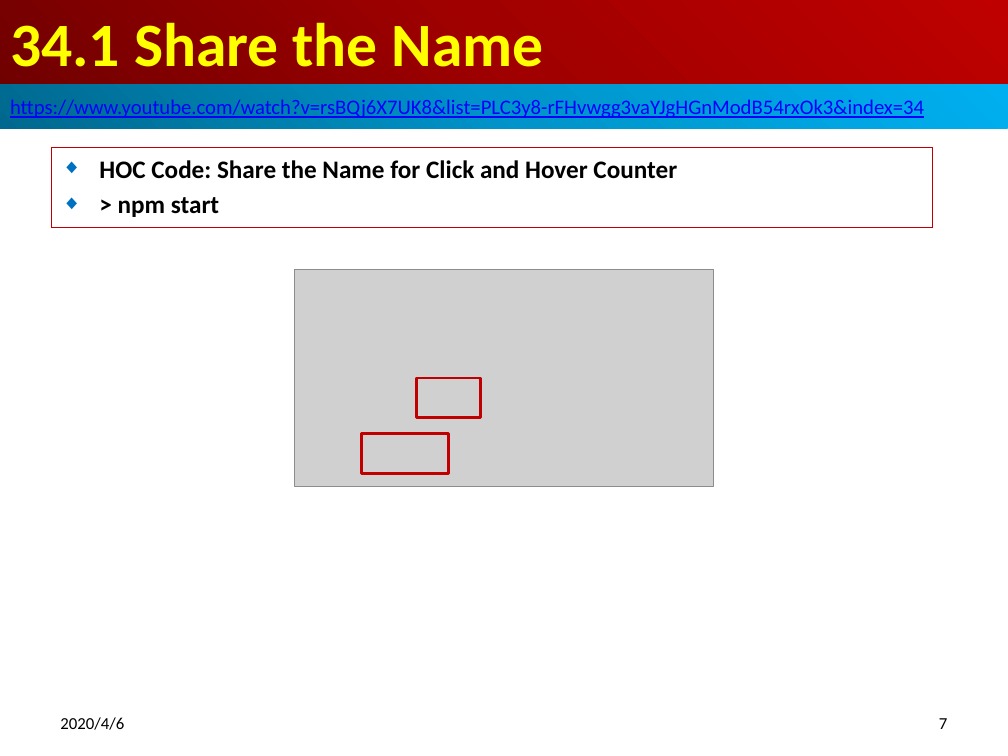
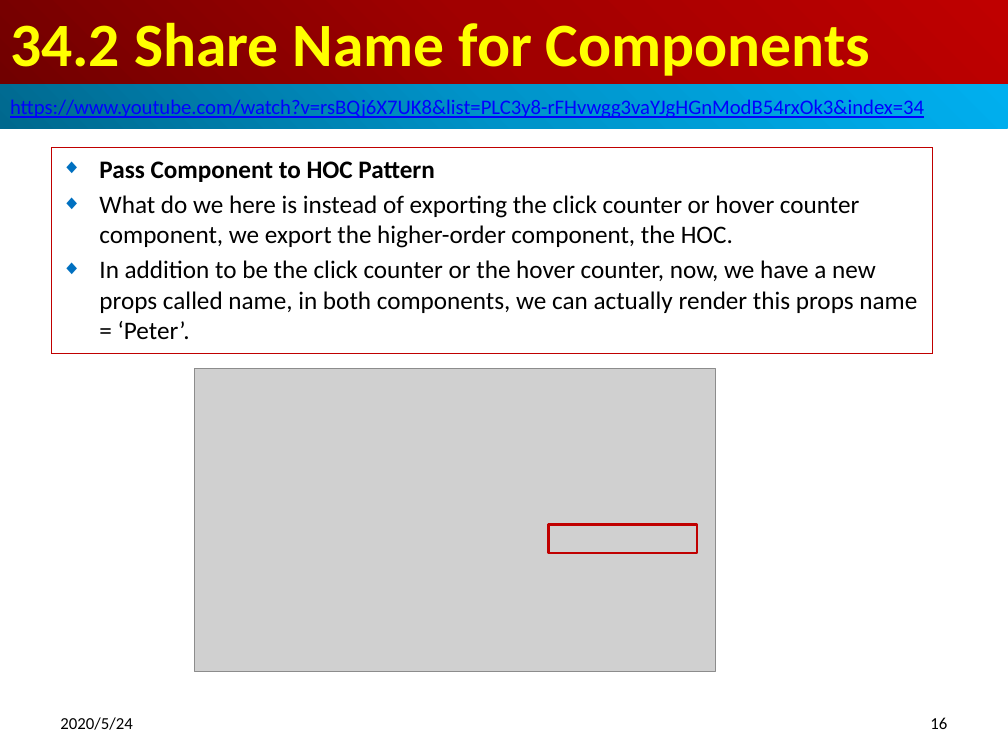
Before and after one commit to peterhchen/800-React-Hook, a slide deck: slide 16 of 34_HOC2.pptx (slide 7 before the commit). Drawn at 1008x756 pixels with LibreOffice and Linux fonts; fonts in the diff are those of the drawing; grey boxes stand for pictures. Boxes give left, top, right and bottom in pixels: in the first picture for what was removed or moved away, otherwise in the second. Text is boxed around its words. In the diff, an @@ line names an element or a change of style, - is before the commit and + after.

```diff
--- a/34_HOC2.pptx
+++ b/34_HOC2.pptx
@@ title at bbox=[10, 22, 870, 76]: text changed @@
-34.1 Share the Name
+34.2 Share Name for Components
@@ subtitle "Pass Component to HOC Pattern": place and size @@
-subtitle "Pass Component to HOC Pattern" at bbox=[51, 148, 932, 228]
+subtitle "Pass Component to HOC Pattern" at bbox=[51, 148, 932, 354]
@@ subtitle at bbox=[99, 161, 917, 339]: text changed; bold off @@
-◆ HOC Code: Share the Name for Click and Hover Counter
-◆ > npm start
+◆ Pass Component to HOC Pattern
+◆ What do we here is instead of exporting the click counter or hover counter component, we export the higher-order component, the HOC.
+◆ In addition to be the click counter or the hover counter, now, we have a new props called name, in both components, we can actually render this props name = ‘Peter’.
@@ picture removed at bbox=[294, 270, 714, 487] @@
@@ picture added at bbox=[195, 368, 716, 671] @@
@@ rectangle removed at bbox=[416, 378, 480, 417] @@
@@ rectangle removed at bbox=[361, 433, 449, 473] @@
@@ rectangle added at bbox=[548, 524, 697, 552], outline #C00000 2 pt @@
@@ text at bbox=[60, 717, 132, 730]: text changed @@
-2020/4/6
+2020/5/24
@@ page number at bbox=[930, 717, 947, 729]: text changed @@
-7
+16
```
Also in this commit, not shown: 18 other slides changed, 15 slides added.
